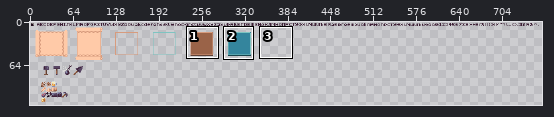
A pixel-art file gets an edit: art/ui.aseprite. Above: a wide view before the commit, with the close-up outlined.
Close-up. Earlier state:
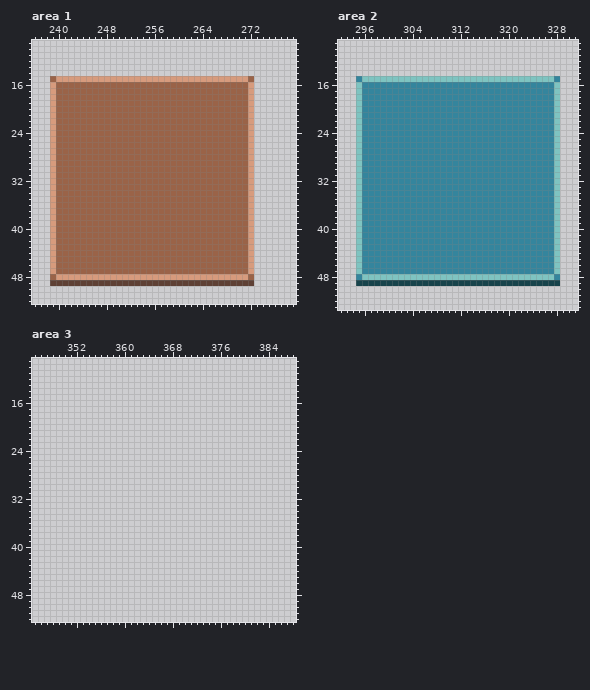
1024x1024 pixels, 1 frame. Shown: area 1: x 236..279, y 9..52; area 2: x 292..331, y 9..53; area 3: x 345..388, y 9..52. The wide view leaves out empty margins.
And afterwards:
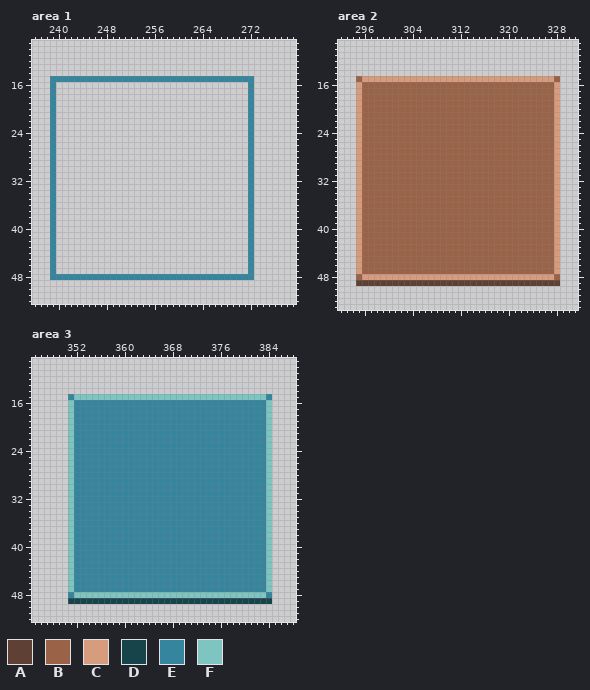
Palette (. is transparent): A #5e4035  B #9a6348  C #d79b7d  D #17434b  E #34859d  F #7ec4c1
From old to new:
Changed rows in their new state; - is an unchanged pixel.
Area 1:
first column x 239:
15 EEEEEEEEEEEEEEEEEEEEEEEEEEEEEEEEEE
16 E................................E
17 E................................E
18 E................................E
19 E................................E
20 E................................E
21 E................................E
22 E................................E
23 E................................E
24 E................................E
25 E................................E
26 E................................E
27 E................................E
28 E................................E
29 E................................E
30 E................................E
31 E................................E
32 E................................E
33 E................................E
34 E................................E
35 E................................E
36 E................................E
37 E................................E
38 E................................E
39 E................................E
40 E................................E
41 E................................E
42 E................................E
43 E................................E
44 E................................E
45 E................................E
46 E................................E
47 E................................E
48 EEEEEEEEEEEEEEEEEEEEEEEEEEEEEEEEEE
49 ..................................
Area 2:
first column x 295:
15 BCCCCCCCCCCCCCCCCCCCCCCCCCCCCCCCCB
16 CBBBBBBBBBBBBBBBBBBBBBBBBBBBBBBBBC
17 CBBBBBBBBBBBBBBBBBBBBBBBBBBBBBBBBC
18 CBBBBBBBBBBBBBBBBBBBBBBBBBBBBBBBBC
19 CBBBBBBBBBBBBBBBBBBBBBBBBBBBBBBBBC
20 CBBBBBBBBBBBBBBBBBBBBBBBBBBBBBBBBC
21 CBBBBBBBBBBBBBBBBBBBBBBBBBBBBBBBBC
22 CBBBBBBBBBBBBBBBBBBBBBBBBBBBBBBBBC
23 CBBBBBBBBBBBBBBBBBBBBBBBBBBBBBBBBC
24 CBBBBBBBBBBBBBBBBBBBBBBBBBBBBBBBBC
25 CBBBBBBBBBBBBBBBBBBBBBBBBBBBBBBBBC
26 CBBBBBBBBBBBBBBBBBBBBBBBBBBBBBBBBC
27 CBBBBBBBBBBBBBBBBBBBBBBBBBBBBBBBBC
28 CBBBBBBBBBBBBBBBBBBBBBBBBBBBBBBBBC
29 CBBBBBBBBBBBBBBBBBBBBBBBBBBBBBBBBC
30 CBBBBBBBBBBBBBBBBBBBBBBBBBBBBBBBBC
31 CBBBBBBBBBBBBBBBBBBBBBBBBBBBBBBBBC
32 CBBBBBBBBBBBBBBBBBBBBBBBBBBBBBBBBC
33 CBBBBBBBBBBBBBBBBBBBBBBBBBBBBBBBBC
34 CBBBBBBBBBBBBBBBBBBBBBBBBBBBBBBBBC
35 CBBBBBBBBBBBBBBBBBBBBBBBBBBBBBBBBC
36 CBBBBBBBBBBBBBBBBBBBBBBBBBBBBBBBBC
37 CBBBBBBBBBBBBBBBBBBBBBBBBBBBBBBBBC
38 CBBBBBBBBBBBBBBBBBBBBBBBBBBBBBBBBC
39 CBBBBBBBBBBBBBBBBBBBBBBBBBBBBBBBBC
40 CBBBBBBBBBBBBBBBBBBBBBBBBBBBBBBBBC
41 CBBBBBBBBBBBBBBBBBBBBBBBBBBBBBBBBC
42 CBBBBBBBBBBBBBBBBBBBBBBBBBBBBBBBBC
43 CBBBBBBBBBBBBBBBBBBBBBBBBBBBBBBBBC
44 CBBBBBBBBBBBBBBBBBBBBBBBBBBBBBBBBC
45 CBBBBBBBBBBBBBBBBBBBBBBBBBBBBBBBBC
46 CBBBBBBBBBBBBBBBBBBBBBBBBBBBBBBBBC
47 CBBBBBBBBBBBBBBBBBBBBBBBBBBBBBBBBC
48 BCCCCCCCCCCCCCCCCCCCCCCCCCCCCCCCCB
49 AAAAAAAAAAAAAAAAAAAAAAAAAAAAAAAAAA
Area 3:
first column x 351:
15 EFFFFFFFFFFFFFFFFFFFFFFFFFFFFFFFFE
16 FEEEEEEEEEEEEEEEEEEEEEEEEEEEEEEEEF
17 FEEEEEEEEEEEEEEEEEEEEEEEEEEEEEEEEF
18 FEEEEEEEEEEEEEEEEEEEEEEEEEEEEEEEEF
19 FEEEEEEEEEEEEEEEEEEEEEEEEEEEEEEEEF
20 FEEEEEEEEEEEEEEEEEEEEEEEEEEEEEEEEF
21 FEEEEEEEEEEEEEEEEEEEEEEEEEEEEEEEEF
22 FEEEEEEEEEEEEEEEEEEEEEEEEEEEEEEEEF
23 FEEEEEEEEEEEEEEEEEEEEEEEEEEEEEEEEF
24 FEEEEEEEEEEEEEEEEEEEEEEEEEEEEEEEEF
25 FEEEEEEEEEEEEEEEEEEEEEEEEEEEEEEEEF
26 FEEEEEEEEEEEEEEEEEEEEEEEEEEEEEEEEF
27 FEEEEEEEEEEEEEEEEEEEEEEEEEEEEEEEEF
28 FEEEEEEEEEEEEEEEEEEEEEEEEEEEEEEEEF
29 FEEEEEEEEEEEEEEEEEEEEEEEEEEEEEEEEF
30 FEEEEEEEEEEEEEEEEEEEEEEEEEEEEEEEEF
31 FEEEEEEEEEEEEEEEEEEEEEEEEEEEEEEEEF
32 FEEEEEEEEEEEEEEEEEEEEEEEEEEEEEEEEF
33 FEEEEEEEEEEEEEEEEEEEEEEEEEEEEEEEEF
34 FEEEEEEEEEEEEEEEEEEEEEEEEEEEEEEEEF
35 FEEEEEEEEEEEEEEEEEEEEEEEEEEEEEEEEF
36 FEEEEEEEEEEEEEEEEEEEEEEEEEEEEEEEEF
37 FEEEEEEEEEEEEEEEEEEEEEEEEEEEEEEEEF
38 FEEEEEEEEEEEEEEEEEEEEEEEEEEEEEEEEF
39 FEEEEEEEEEEEEEEEEEEEEEEEEEEEEEEEEF
40 FEEEEEEEEEEEEEEEEEEEEEEEEEEEEEEEEF
41 FEEEEEEEEEEEEEEEEEEEEEEEEEEEEEEEEF
42 FEEEEEEEEEEEEEEEEEEEEEEEEEEEEEEEEF
43 FEEEEEEEEEEEEEEEEEEEEEEEEEEEEEEEEF
44 FEEEEEEEEEEEEEEEEEEEEEEEEEEEEEEEEF
45 FEEEEEEEEEEEEEEEEEEEEEEEEEEEEEEEEF
46 FEEEEEEEEEEEEEEEEEEEEEEEEEEEEEEEEF
47 FEEEEEEEEEEEEEEEEEEEEEEEEEEEEEEEEF
48 EFFFFFFFFFFFFFFFFFFFFFFFFFFFFFFFFE
49 DDDDDDDDDDDDDDDDDDDDDDDDDDDDDDDDDD
Boxes around the changes in both close-ups, in picture pixels (x1, y1, x2, y2):
changed: (50, 76, 254, 286)
changed: (356, 76, 560, 286)
added: (68, 394, 272, 604)
